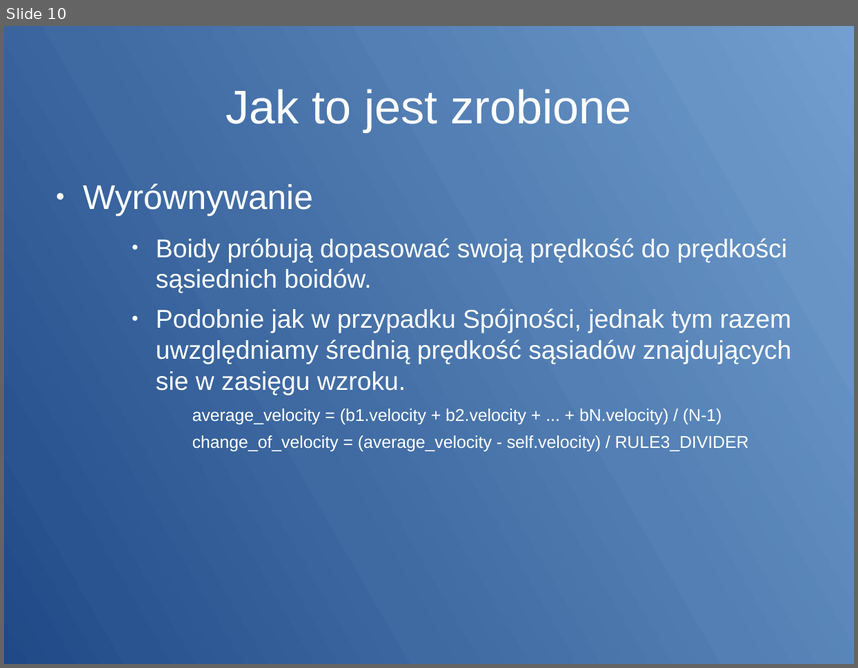
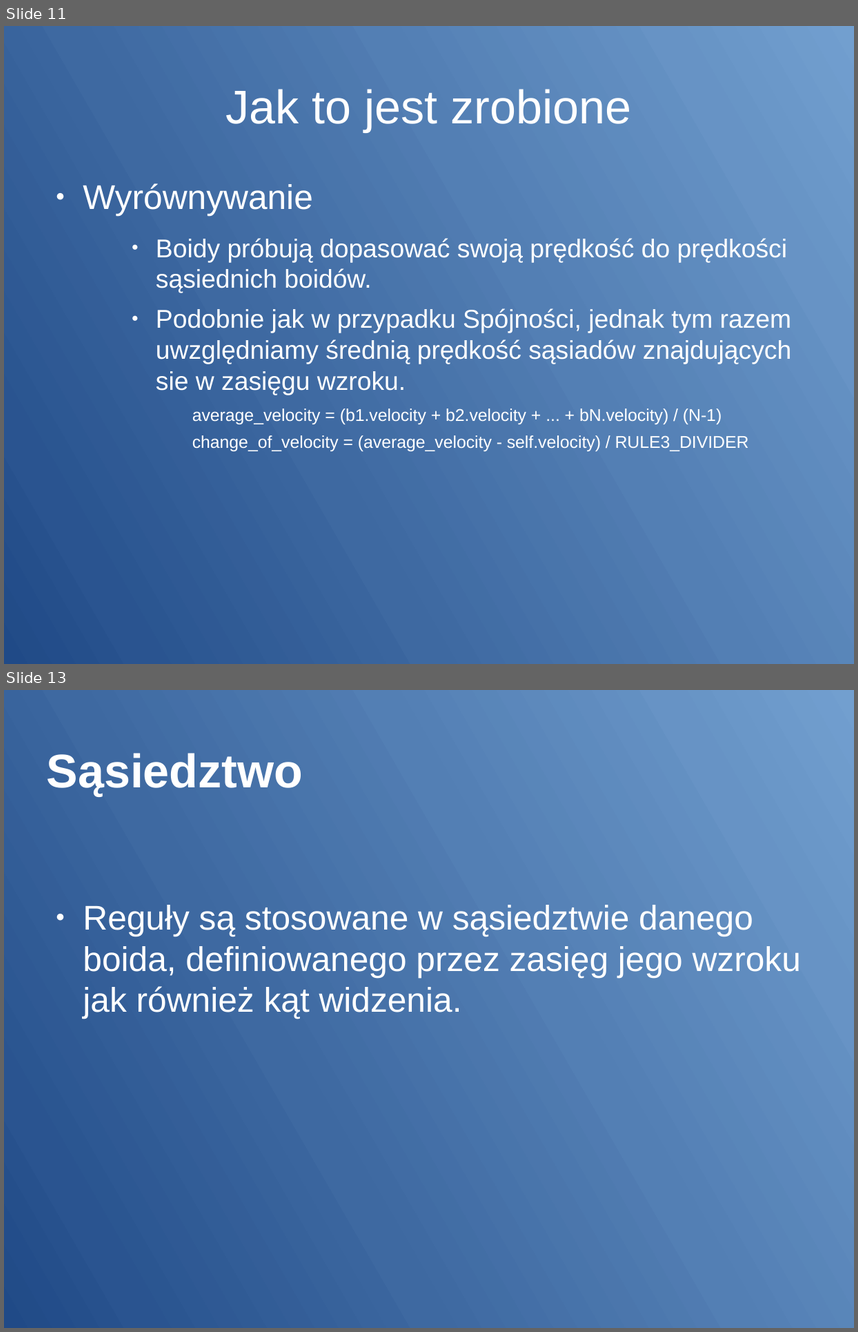
Before and after one commit to janwojcik5/HerdSimulation, a slide deck: Prezentacja.odp. Shown one above the other, each under a label of ours: slide 10 before the commit, slides 11 and 13 after it; the slides between them are not shown. The pictures are 858x668 and 858x1332 pixels, drawn with LibreOffice and Linux fonts; fonts in the diff are those of the drawing. Boxes give left, top, right and bottom in pixels: in the first picture for what was removed or moved away, otherwise in the second. Text is boxed around its words. In the diff, an @@ line names an element or a change of style, - is before the commit and + after.

```diff
--- a/Prezentacja.odp
+++ b/Prezentacja.odp
@@ slide 13 added at (x1=4, y1=690, x2=854, y2=1328), background gradient #729FCF to #709DCE to #6F9CCC to #6D9ACB to #6B98C9 to #6A97C8 @@
@@ title added at (x1=47, y1=753, x2=303, y2=796), 44 pt, text #FFFFFF, bold @@
+Sąsiedztwo
@@ text added at (x1=83, y1=905, x2=801, y2=1018), 32 pt, text #FFFFFF @@
+● Reguły są stosowane w sąsiedztwie danego boida, definiowanego przez zasięg jego wzroku jak również kąt widzenia.
@@ what was slide 10 is now slide 11 @@
```
Also in this commit, not shown: 9 slides changed, 2 other slides added, 1 slide removed, 3 other files.
